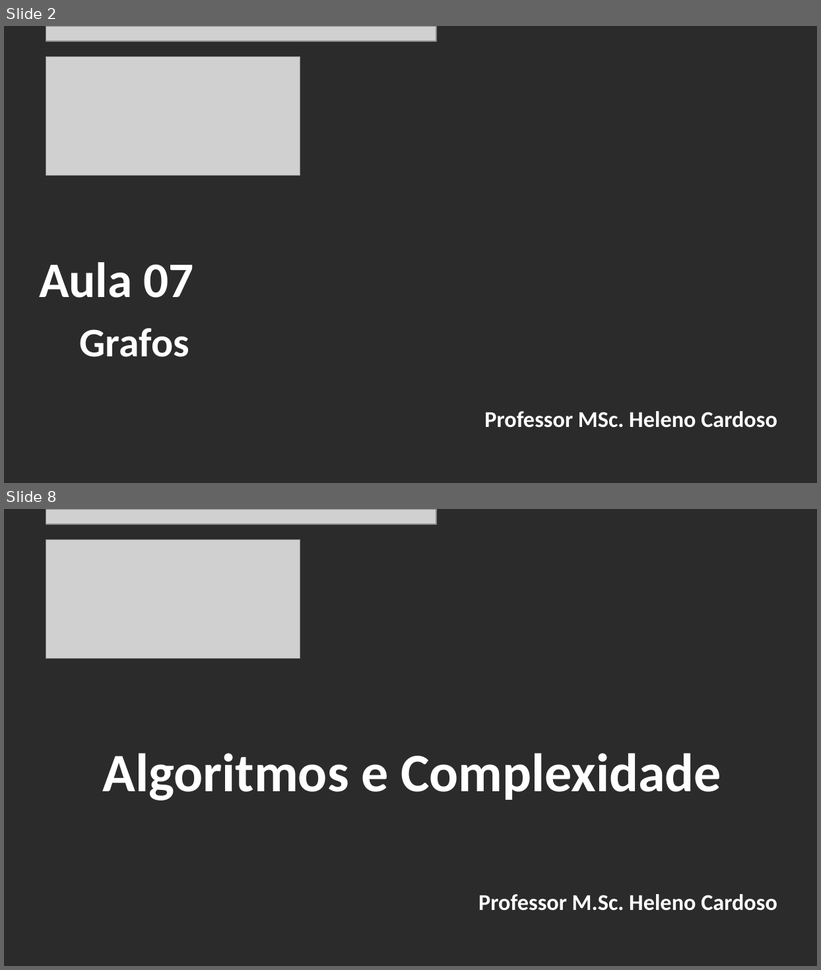
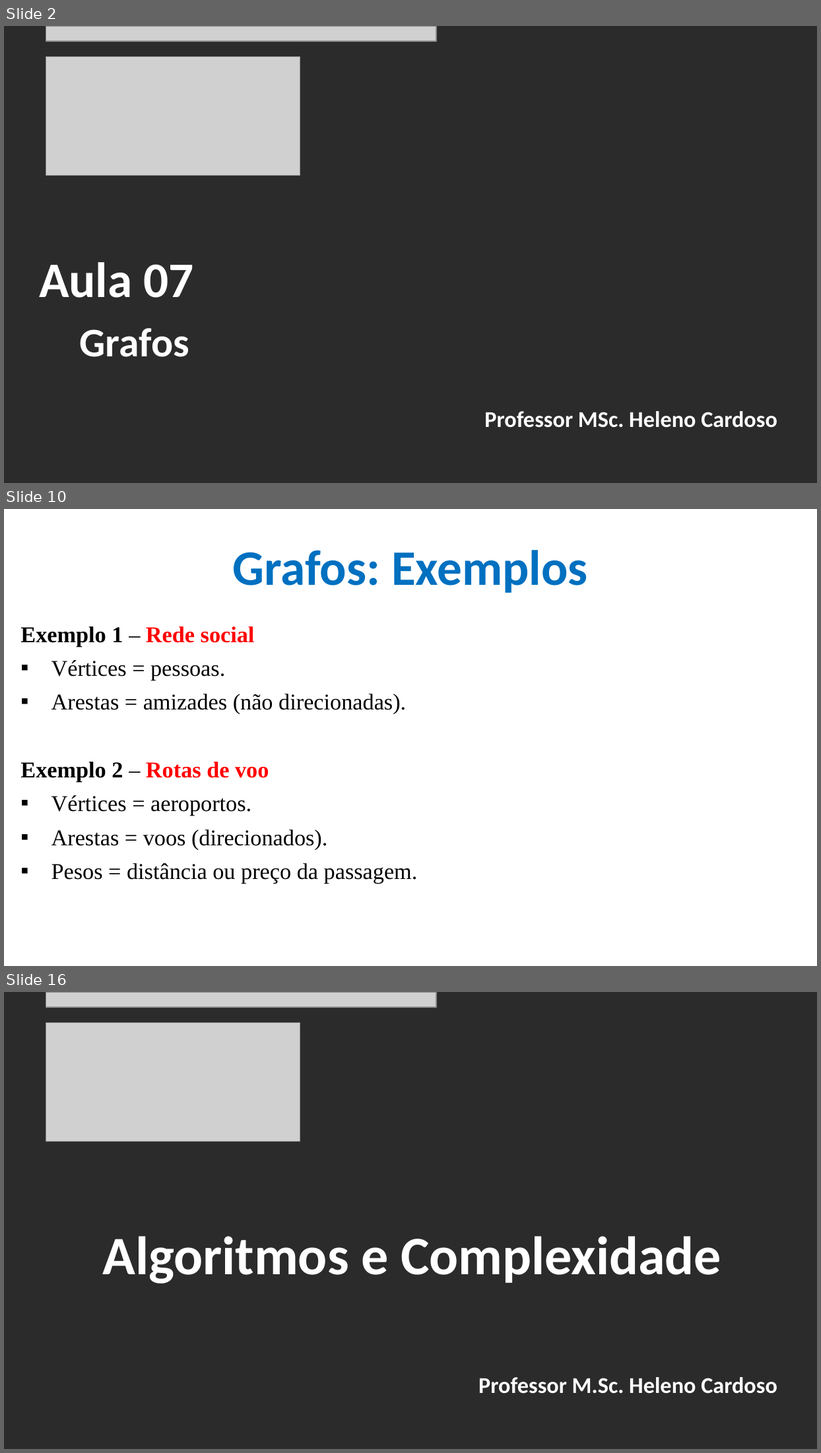
Before and after one commit to CloudEducationBrazil/WydenAlgoritmosEComplexidade, a slide deck: 01 Classes/Aula 07 - Algoritmos e Complexidade - Grafos.pptx. Shown one above the other, each under a label of ours: slides 2 and 8 before the commit, slides 2, 10 and 16 after it; the slides between them are not shown. The pictures are 821x970 and 821x1453 pixels, drawn with LibreOffice and Linux fonts; fonts in the diff are those of the drawing; grey boxes stand for pictures; background and template pictures are left out; a plain dark background stands for a picture behind light text. Boxes give left, top, right and bottom in pixels: in the first picture for what was removed or moved away, otherwise in the second. Text is boxed around its words. In the diff, an @@ line names an element or a change of style, - is before the commit and + after.

Commit message:
Grafos Alg e Complexidade 19Set2025 ...

```diff
--- a/01 Classes/Aula 07 - Algoritmos e Complexidade - Grafos.pptx
+++ b/01 Classes/Aula 07 - Algoritmos e Complexidade - Grafos.pptx
@@ slide 10 added at <box>4,509,817,966</box>, background picture (left out) @@
@@ title added at <box>232,550,588,593</box>, 44 pt, text #0070C0, bold @@
+Grafos: Exemplos
@@ text added at <box>20,626,418,884</box>, 20 pt, text #000000 @@
+Exemplo 1 – Rede social
+▪ Vértices = pessoas.
+▪ Arestas = amizades (não direcionadas).
+Exemplo 2 – Rotas de voo
+▪ Vértices = aeroportos.
+▪ Arestas = voos (direcionados).
+▪ Pesos = distância ou preço da passagem.
@@ what was slide 8 is now slide 16 @@
```
Also in this commit, not shown: 5 slides changed, 7 other slides added, 1 other file.
